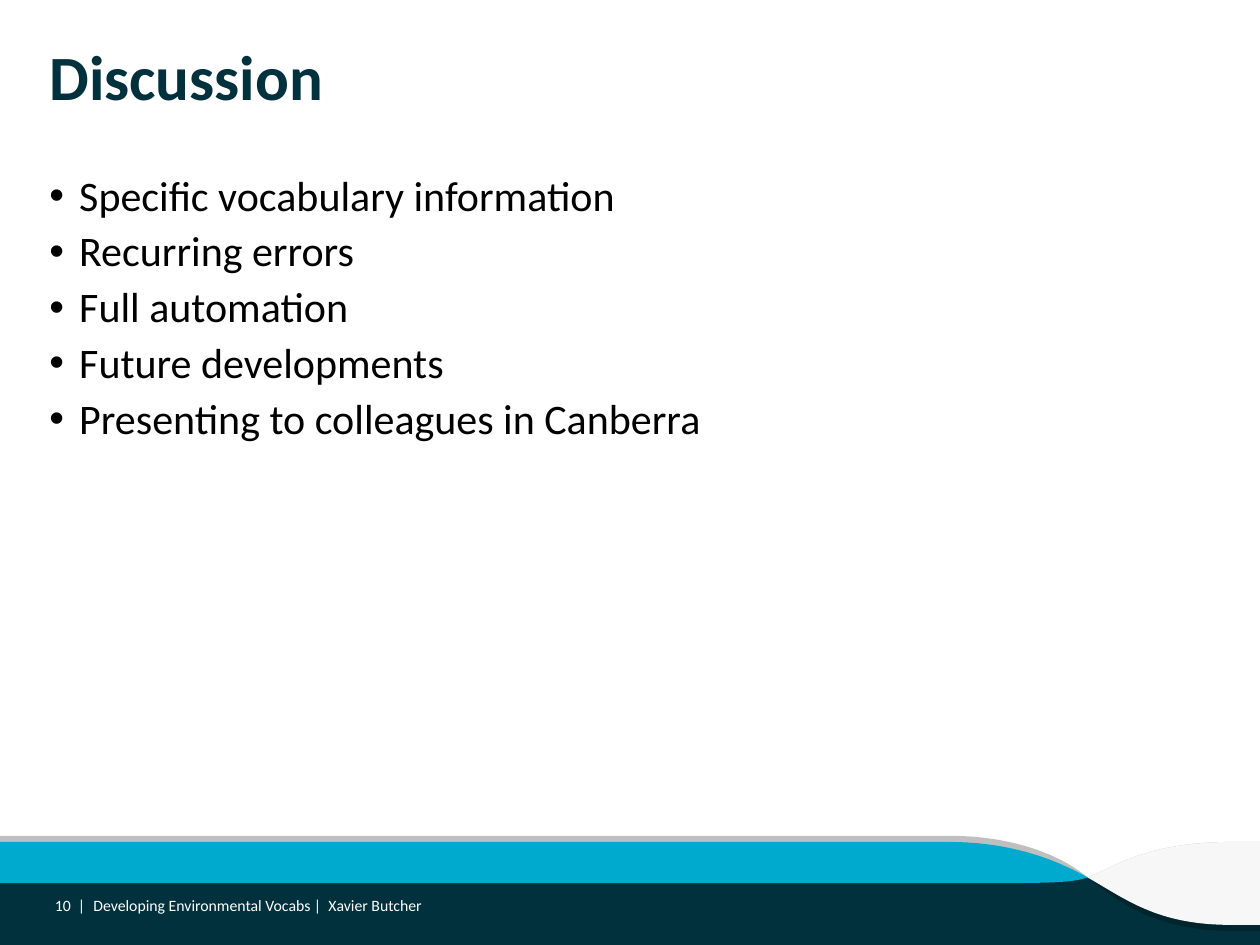
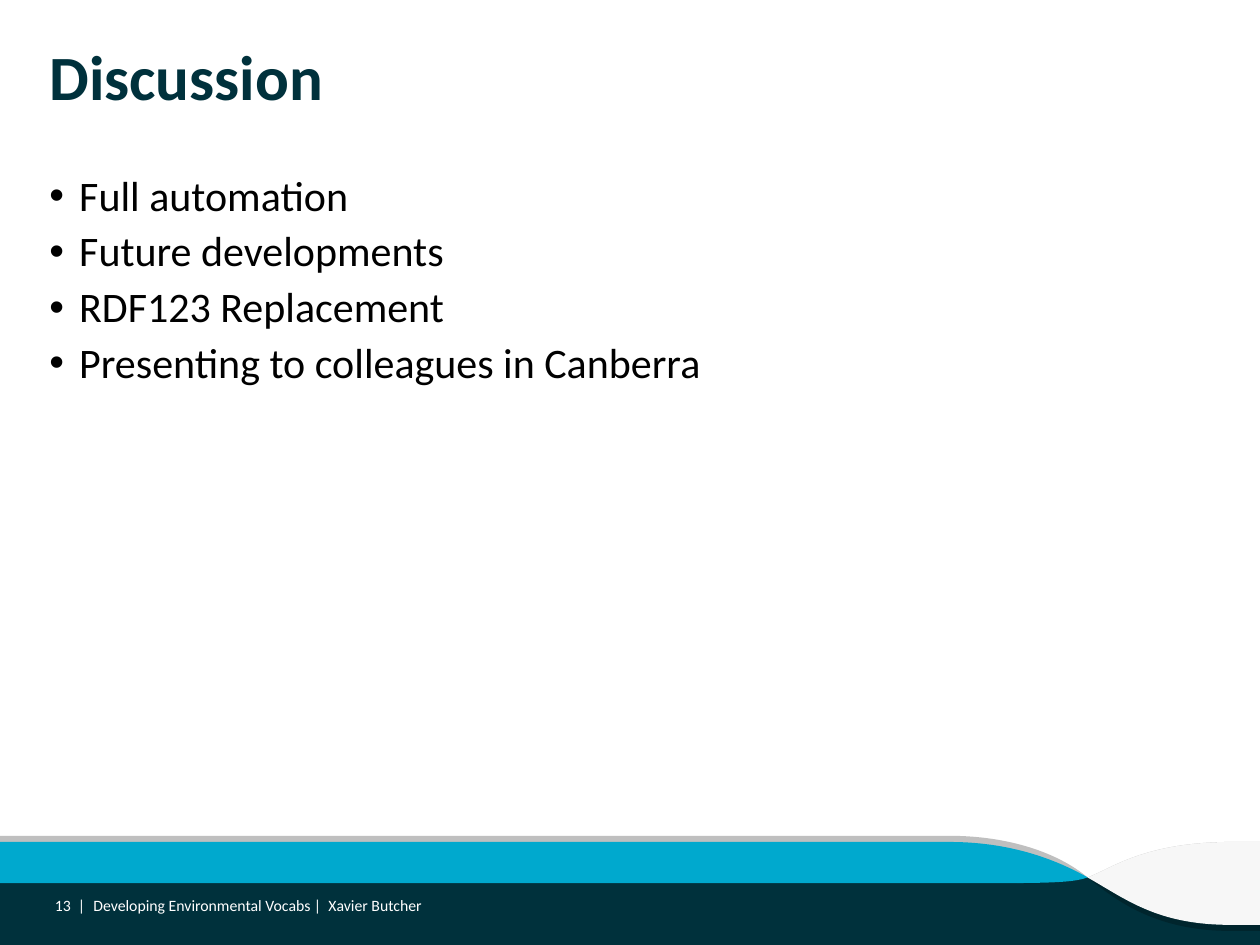
Before and after one commit to ANZSoilData/def-au-asls-substrate, a slide deck: slide 13 of Reports/Developing Environmental Vocabs.pptx (slide 10 before the commit). Drawn at 1260x945 pixels with LibreOffice and Linux fonts; fonts in the diff are those of the drawing; background and template pictures are left out. Boxes give left, top, right and bottom in pixels: in the first picture for what was removed or moved away, otherwise in the second. Text is boxed around its words. In the diff, an @@ line names an element or a change of style, - is before the commit and + after.

```diff
--- a/Reports/Developing Environmental Vocabs.pptx
+++ b/Reports/Developing Environmental Vocabs.pptx
@@ text at box(79, 181, 615, 274): paragraphs removed @@
-• Specific vocabulary information
-• Recurring errors
@@ text at box(79, 292, 444, 329): paragraph added @@
+• RDF123 Replacement
@@ page number at box(55, 900, 71, 911): text changed @@
-10 |
+13 |
```
Also in this commit, not shown: 3 slides added, 3 other files.
